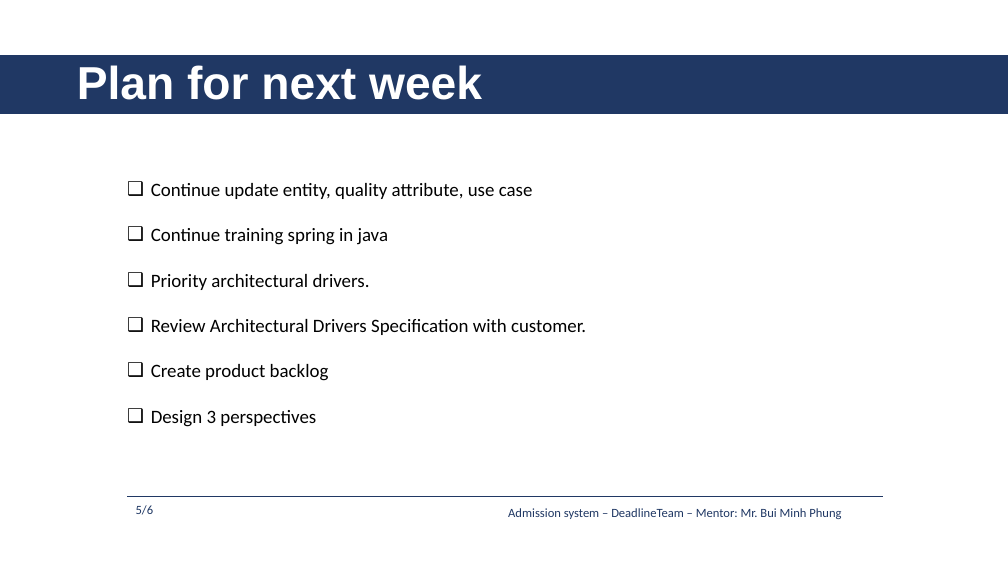
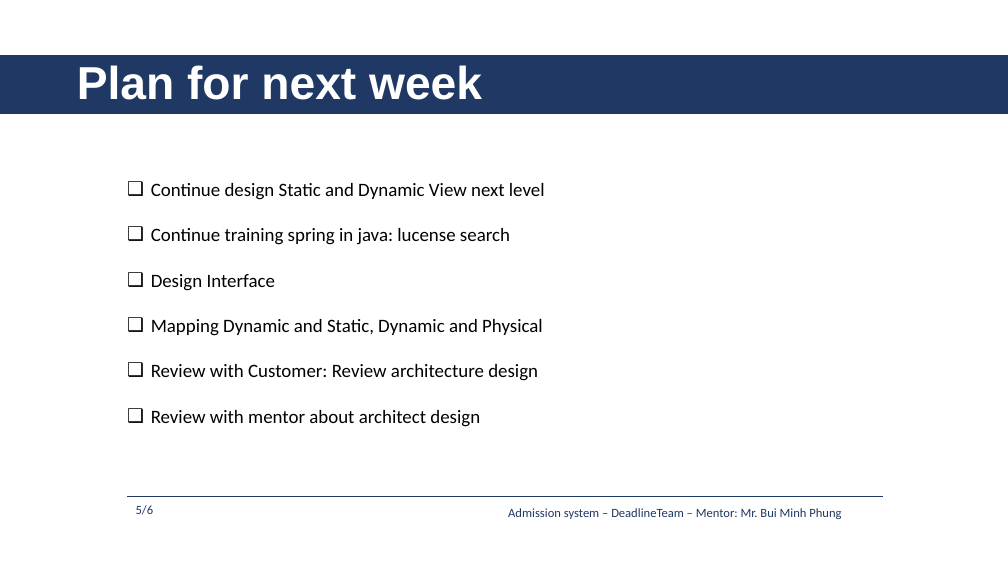
Before and after one commit to daotk/cap-deadline, a slide deck: slide 6 of 9. Presentation/AS_DeadlineTeam_Week10.pptx. Drawn at 1008x567 pixels with LibreOffice and Linux fonts; fonts in the diff are those of the drawing. Boxes give left, top, right and bottom in pixels: in the first picture for what was removed or moved away, otherwise in the second. Text is boxed around its words. In the diff, an @@ line names an element or a change of style, - is before the commit and + after.

```diff
--- a/9. Presentation/AS_DeadlineTeam_Week10.pptx
+++ b/9. Presentation/AS_DeadlineTeam_Week10.pptx
@@ text at bbox=[151, 183, 545, 427]: text changed @@
-❑ Continue update entity, quality attribute, use case
-❑ Continue training spring in java
-❑ Priority architectural drivers.
-❑ Review Architectural Drivers Specification with customer.
-❑ Create product backlog
-❑ Design 3 perspectives
+❑ Continue design Static and Dynamic View next level
+❑ Continue training spring in java: lucense search
+❑ Design Interface
+❑ Mapping Dynamic and Static, Dynamic and Physical
+❑ Review with Customer: Review architecture design
+❑ Review with mentor about architect design
```
Also in this commit, not shown: 1 other slide changed.
